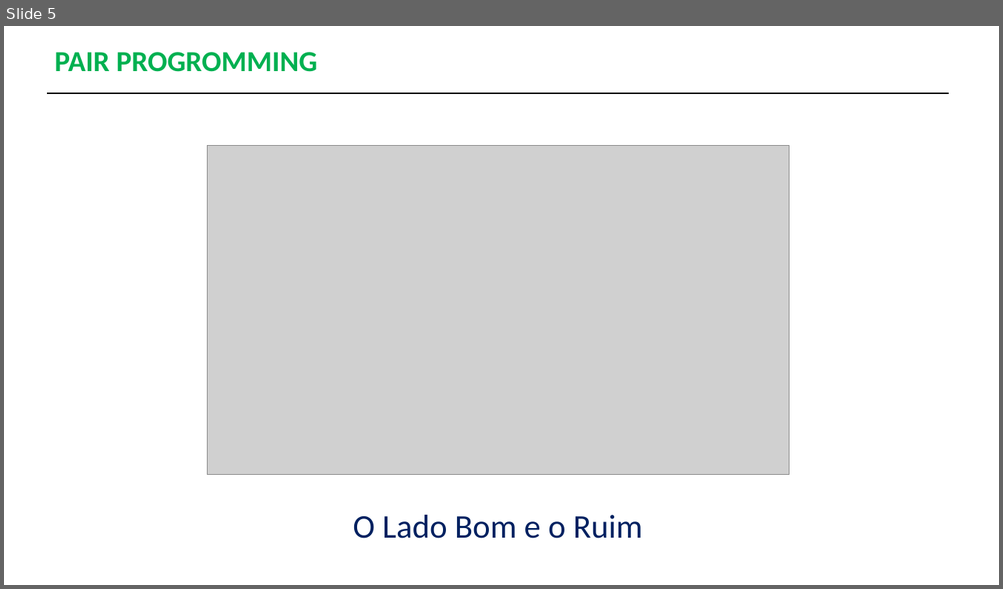
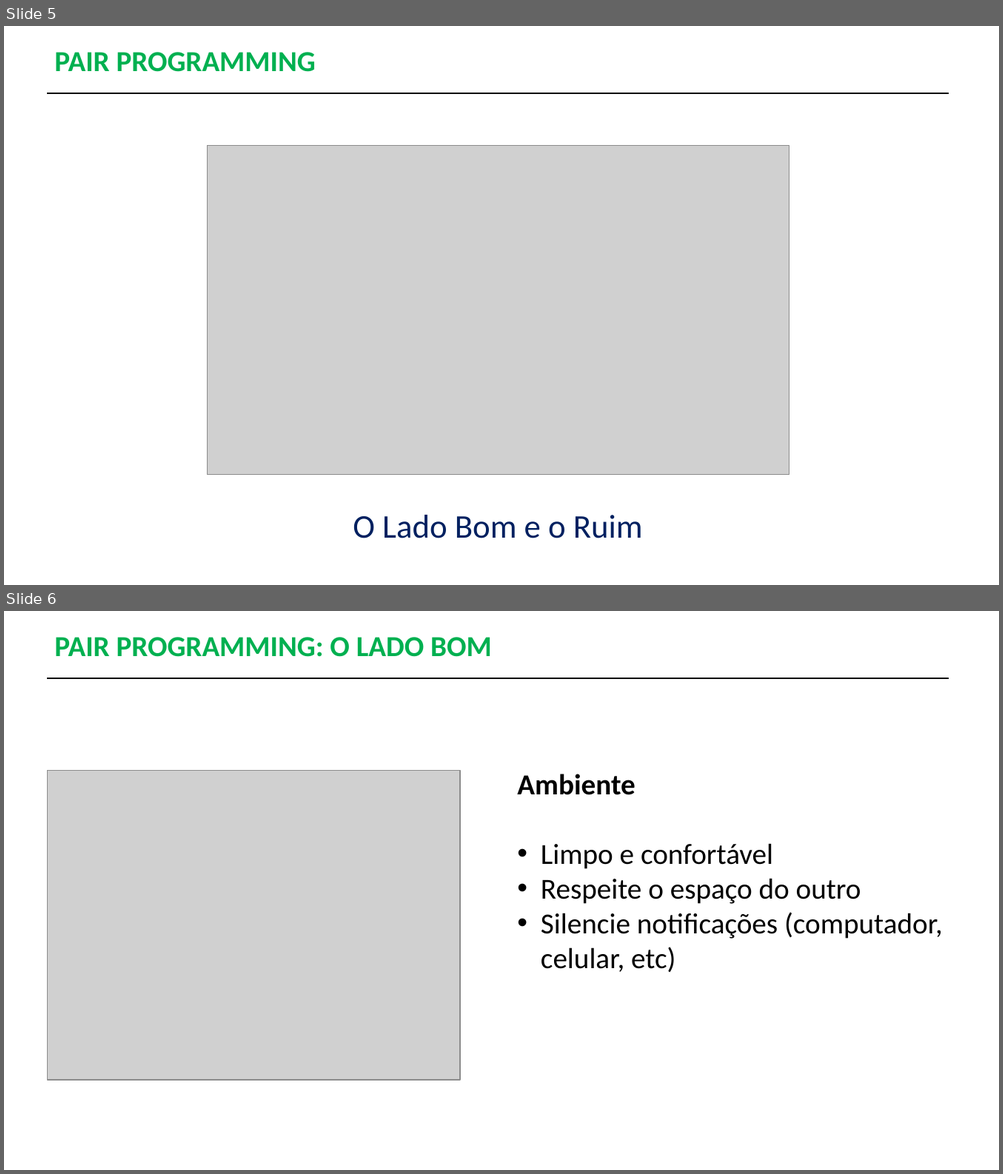
Before and after one commit to ricardohtakuno/Pair-Programming, a slide deck: Apresentação-PairProgramming.pptx. Shown one above the other, each under a label of ours: slide 5 before the commit, slides 5 and 6 after it. The pictures are 1003x589 and 1003x1174 pixels, drawn with LibreOffice and Linux fonts; fonts in the diff are those of the drawing; grey boxes stand for pictures. Boxes give left, top, right and bottom in pixels: in the first picture for what was removed or moved away, otherwise in the second. Text is boxed around its words. In the diff, an @@ line names an element or a change of style, - is before the commit and + after.

```diff
--- a/Apresentação-PairProgramming.pptx
+++ b/Apresentação-PairProgramming.pptx
@@ slide 6 added at (4, 611, 999, 1170), background #FFFFFF @@
@@ text added at (54, 637, 492, 657), 28 pt, text #00B050, bold @@
+PAIR PROGRAMMING: O LADO BOM
@@ line added from (47, 678) to (948, 678), #000000 1.5 pt @@
@@ picture added at (47, 771, 460, 1080) @@
@@ text added at (517, 774, 942, 973), 28 pt, text #000000 @@
+Ambiente
+• Limpo e confortável
+• Respeite o espaço do outro
+• Silencie notificações (computador, celular, etc)
@@ slide 5 changed as well @@
@@ text at (54, 52, 316, 72): text changed @@
-PAIR PROGROMMING
+PAIR PROGRAMMING
```
Also in this commit, not shown: 3 other slides changed, 5 other slides added, 1 slide removed, 2 other files.
